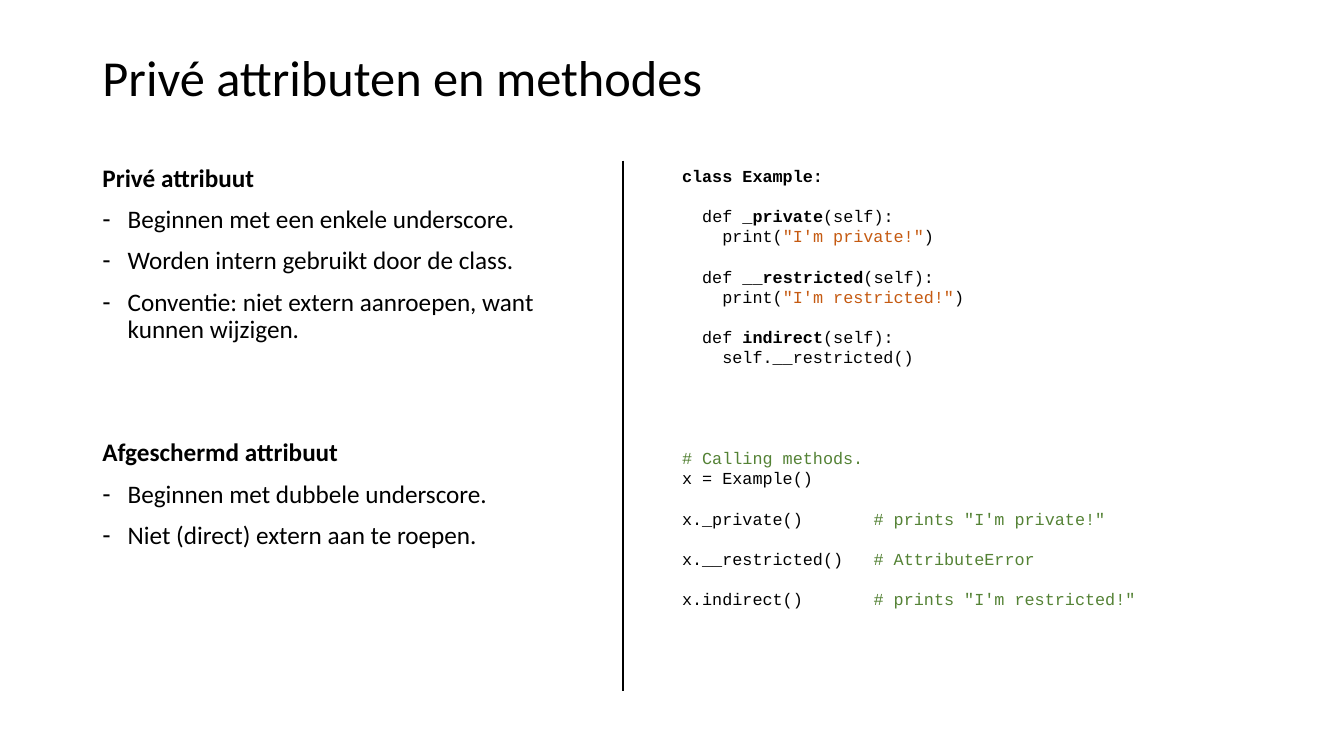
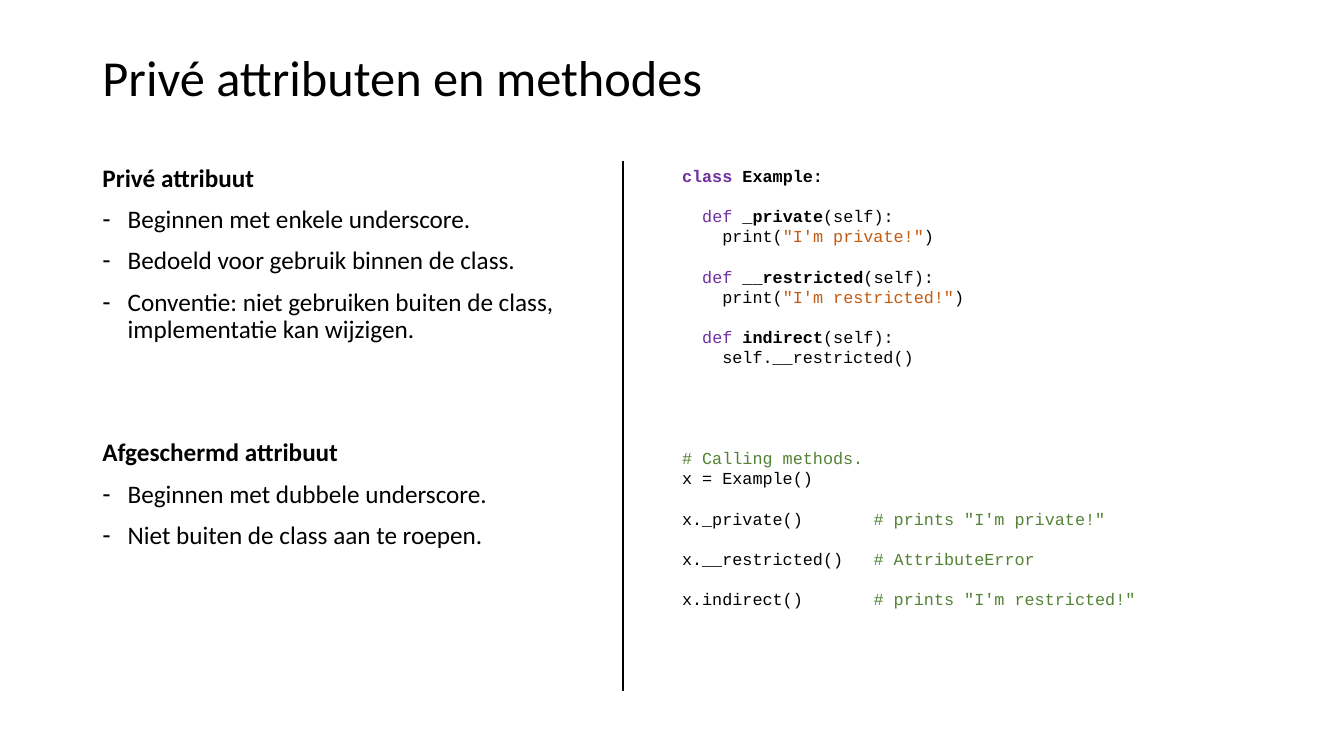
Before and after one commit to LFKoning/knowledge-sharing, a slide deck: slide 41 of python_course_4p/2_syntax_classes/2_syntax_classes.pptx. Drawn at 1344x756 pixels with LibreOffice and Linux fonts; fonts in the diff are those of the drawing. Boxes give left, top, right and bottom in pixels: in the first picture for what was removed or moved away, otherwise in the second. Text is boxed around its words. In the diff, an @@ line names an element or a change of style, - is before the commit and + after.

```diff
--- a/python_course_4p/2_syntax_classes/2_syntax_classes.pptx
+++ b/python_course_4p/2_syntax_classes/2_syntax_classes.pptx
@@ text at [682, 170, 933, 347]: text colour #000000 to #7030A0 in "class", "def", "def", "def" @@
@@ text at [128, 210, 553, 343]: text changed @@
-– Beginnen met een enkele underscore.
-– Worden intern gebruikt door de class.
-– Conventie: niet extern aanroepen, want kunnen wijzigen.
+– Beginnen met enkele underscore.
+– Bedoeld voor gebruik binnen de class.
+– Conventie: niet gebruiken buiten de class, implementatie kan wijzigen.
@@ text at [128, 526, 482, 548]: text changed @@
-– Niet (direct) extern aan te roepen.
+– Niet buiten de class aan te roepen.
```
Also in this commit, not shown: 13 other slides changed, 1 slide added, 3 slides removed, 45 other files.
